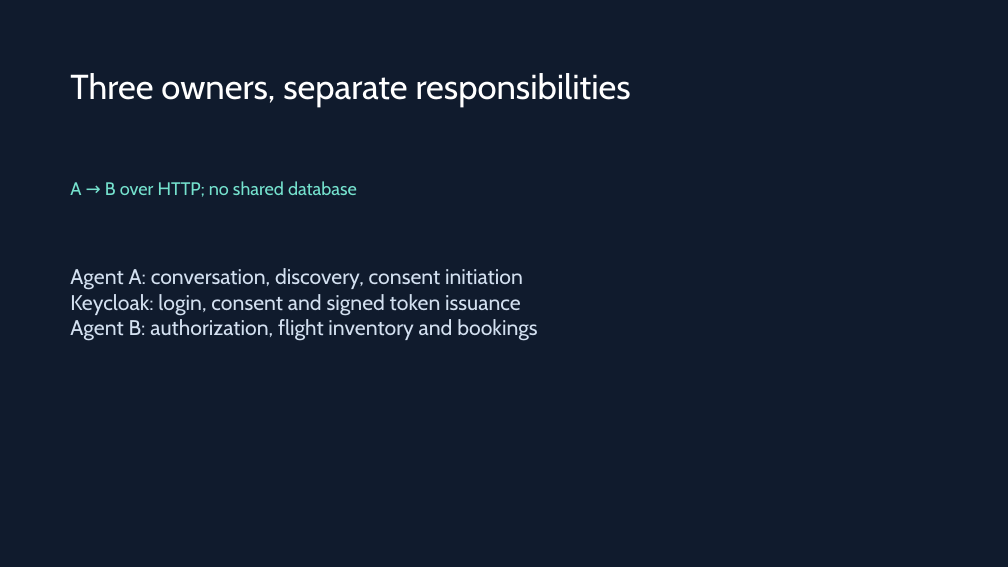
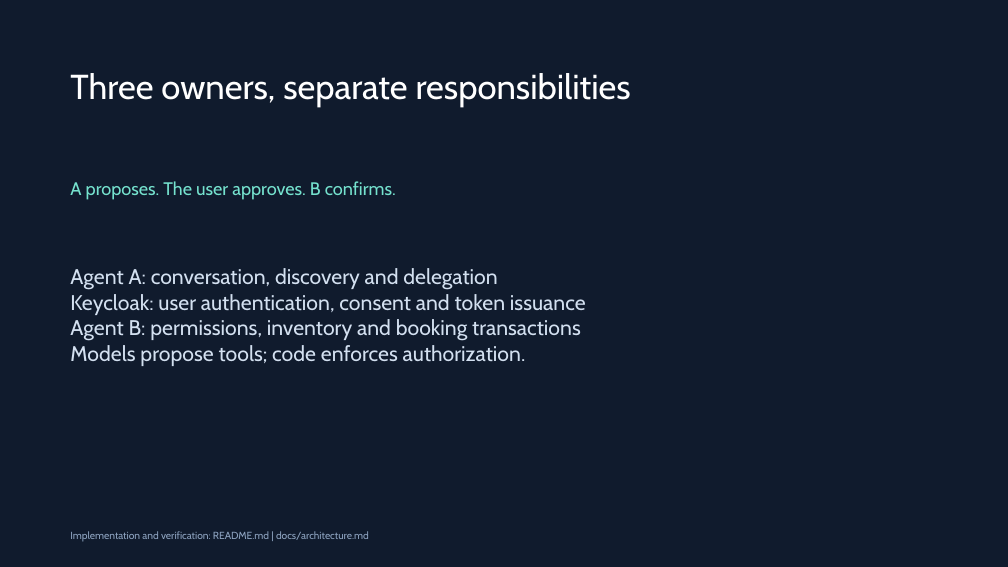
Before and after one commit to nishalpk/ai.at.core, a slide deck: slide 2 of docs/approach.pptx. Drawn at 1008x567 pixels with LibreOffice and Linux fonts; fonts in the diff are those of the drawing. Boxes give left, top, right and bottom in pixels: in the first picture for what was removed or moved away, otherwise in the second. Text is boxed around its words. In the diff, an @@ line names an element or a change of style, - is before the commit and + after.

```diff
--- a/docs/approach.pptx
+++ b/docs/approach.pptx
@@ text at bbox=[70, 181, 396, 200]: text changed @@
-A → B over HTTP; no shared database
+A proposes. The user approves. B confirms.
@@ text at bbox=[70, 268, 586, 366]: text changed @@
-Agent A: conversation, discovery, consent initiation
-Keycloak: login, consent and signed token issuance
-Agent B: authorization, flight inventory and bookings
+Agent A: conversation, discovery and delegation
+Keycloak: user authentication, consent and token issuance
+Agent B: permissions, inventory and booking transactions
+Models propose tools; code enforces authorization.
@@ text added at bbox=[70, 531, 369, 542], 9.8 pt, text #8DA3C0 @@
+Implementation and verification: README.md | docs/architecture.md
```
Also in this commit, not shown: 4 other slides changed, 3 slides added, 3 slides removed, 38 other files.
